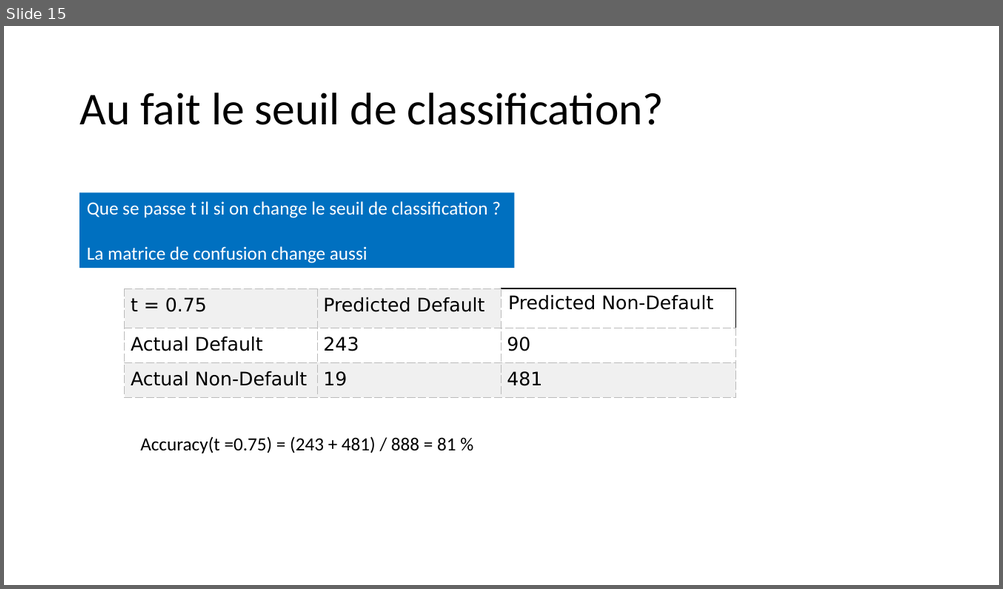
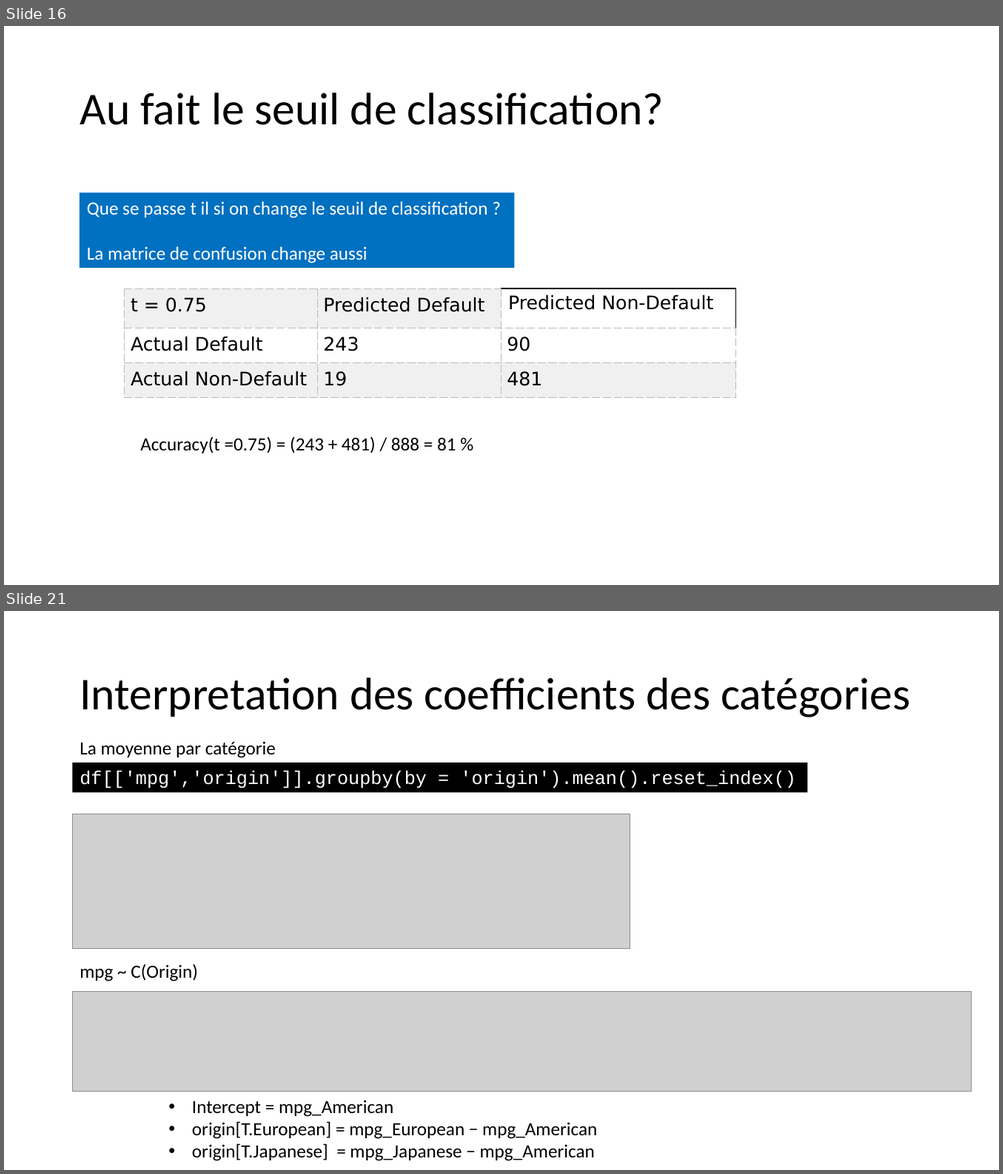
Before and after one commit to alexisperrier/XEmines_DataScience_2020, a slide deck: slides/XEM20_S1D4_Logistic_regression.pptx. Shown one above the other, each under a label of ours: slide 15 before the commit, slides 16 and 21 after it; the slides between them are not shown. The pictures are 1003x589 and 1003x1174 pixels, drawn with LibreOffice and Linux fonts; fonts in the diff are those of the drawing; grey boxes stand for pictures. Boxes give left, top, right and bottom in pixels: in the first picture for what was removed or moved away, otherwise in the second. Text is boxed around its words. In the diff, an @@ line names an element or a change of style, - is before the commit and + after.

```diff
--- a/slides/XEM20_S1D4_Logistic_regression.pptx
+++ b/slides/XEM20_S1D4_Logistic_regression.pptx
@@ slide 21 added at <box>4,611,999,1170</box>, background #FFFFFF @@
@@ title added at <box>79,678,910,718</box>, 44 pt, text #000000 @@
+Interpretation des coefficients des catégories
@@ text added at <box>79,741,276,758</box>, 18 pt, text #000000 @@
+La moyenne par catégorie
@@ rectangle added at <box>73,763,808,792</box>, fill #000000, 18 pt, text #FFFFFF @@
+df[['mpg','origin']].groupby(by = 'origin').mean().reset_index()
@@ picture added at <box>73,814,630,949</box> @@
@@ text added at <box>79,964,198,982</box>, 18 pt, text #000000 @@
+mpg ~ C(Origin)
@@ picture added at <box>73,992,971,1091</box> @@
@@ text added at <box>192,1100,597,1162</box>, 18 pt, text #000000 @@
+• Intercept = mpg_American
+• origin[T.European] = mpg_European − mpg_American
+• origin[T.Japanese] = mpg_Japanese − mpg_American
@@ what was slide 15 is now slide 16 @@
```
Also in this commit, not shown: 8 other slides added, 1 slide removed, 3 other files.
